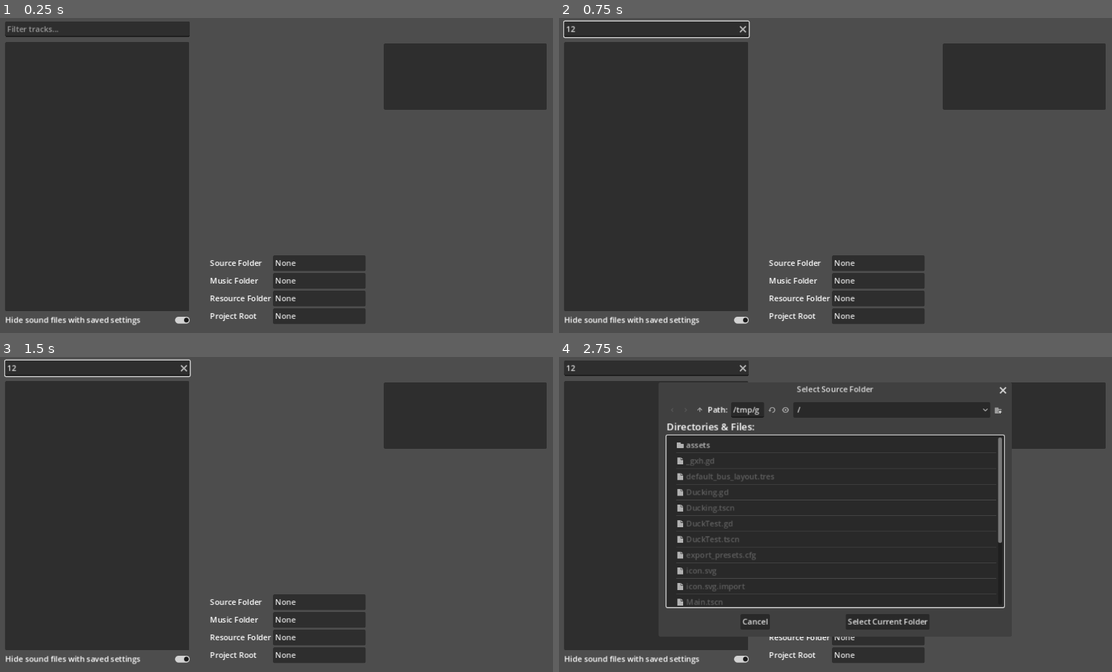
Above: before the commit, frames 1-4 (two rows, left to right).
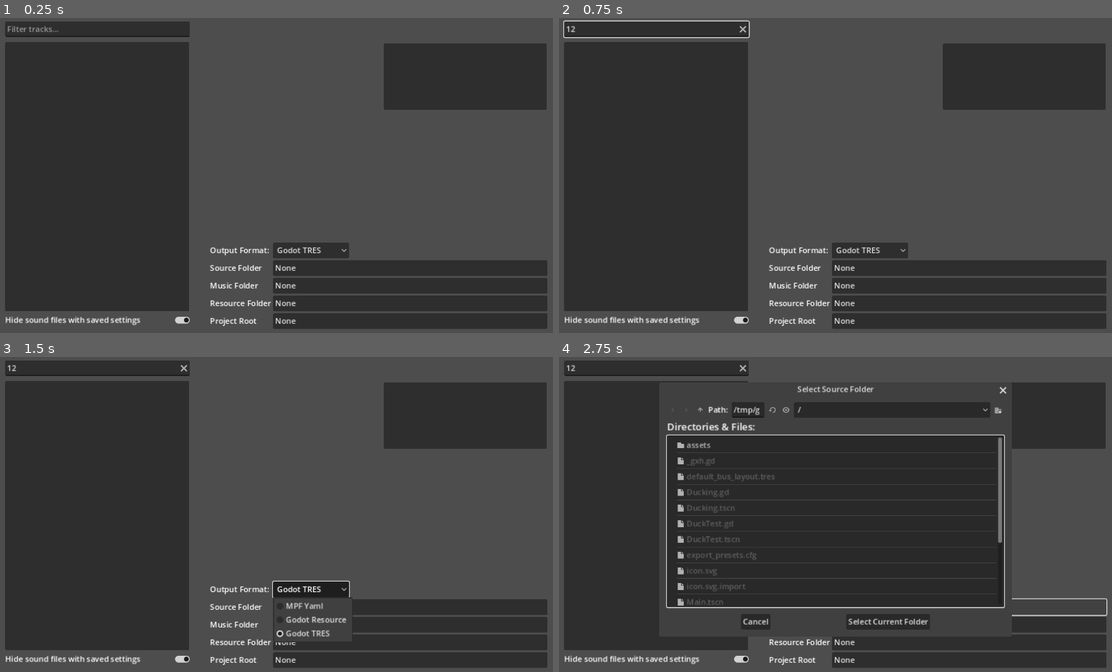
Above: after the commit, the same moments.

Repository: avanwinkle/DuckIt
Game: Godot game, scene res://Ducking.tscn
Same seed, same stepped clock (60 frames per second), same inputs: the game is played once before the commit and once after it. Sound files missing from this copy of the repository are replaced by a short silence.
Inputs (mouse positions are in pixels of both pictures, inside the frame that each line leads up to):
- Up to frame 1 (0.25 s): no input
- Up to frame 2 (0.75 s): click (658, 30) at 0.52 s; type "12" at 0.6 s
- Up to frame 3 (1.5 s): click (309, 590) at 1.25 s, where only the run after the commit has a clickable "Godot TRES"
- Up to frame 4 (2.75 s): click "None" at 2 s

The runs differ from the first frame. In frame 1, 9.1% of the frame differs, in the area x 38-99%, y 71-99%; in frame 2, 9.1%; in frame 3, 9.4%, in the area x 0-99%, y 0-99%; in frame 4, 6.0%.

Commit message:
Improve layout

Diff:
--- a/app/Ducking.gd
+++ b/app/Ducking.gd
@@ -14,7 +14,7 @@
 var autosave_audiostreamres = true
 var existing_files = []
 
-const max_folder_chars = 36
+const max_folder_chars = 64
 const default_settings = {
   "track": "voice",
   "volume": 1.0,
@@ -47,11 +47,11 @@
     $MusicList.empty_clicked.connect(self.stop_music)
     $Settings/Play.disabled = true
     $Settings/Save.disabled = true
-    $Write.disabled = true
+    $Files/Write.disabled = true
     $Settings.visible = false
     $Settings/Play.pressed.connect(self.play_sound)
     $Settings/Save.pressed.connect(self.save_sound)
-    $Write.pressed.connect(self.write_data_file)
+    $Files/Write.pressed.connect(self.write_data_file)
     $HideFinished.toggled.connect(self.toggle_hiding)
     $Filter.text_changed.connect(self.filter_sounds)
     $Settings/track.selected = 1
@@ -61,7 +61,8 @@
     if autosave_audiostreamres:
       $Files/DataFile.visible = false
       $Files/DataLabel.visible = false
-      $Write.visible = false
+      $Files/Write.visible = false
+      $Files/WriteSpacer.visible = false
     else:
       $Files/ResourceFolder.visible = false
       $Files/ResourceLabel.visible = false
@@ -156,7 +157,7 @@
     var path = $SoundList.get_item_metadata(idx)
     data[filename] = self.generate_sound_config()
     is_dirty = true
-    $Write.disabled = false
+    $Files/Write.disabled = false
 
     if autosave_audiostreamres:
       is_dirty = false
@@ -362,7 +363,7 @@
       file.store_line('  "%s": %s,' % [k, data[k]])
     file.store_line("}\n")
     is_dirty = false
-    $Write.disabled = true
+    $Files/Write.disabled = true
 
 func _notification(what):
     if what == NOTIFICATION_WM_CLOSE_REQUEST:
--- a/app/Ducking.tscn
+++ b/app/Ducking.tscn
@@ -10,8 +10,8 @@
 grow_horizontal = 2
 grow_vertical = 2
 script = ExtResource("1_1pden")
-metadata/_edit_vertical_guides_ = [400.0, 440.0, 21.0, 1130.0]
-metadata/_edit_horizontal_guides_ = [630.0, 50.0]
+metadata/_edit_vertical_guides_ = [400.0, 440.0, 21.0, 1130.0, 794.0]
+metadata/_edit_horizontal_guides_ = [630.0, 50.0, 493.0]
 
 [node name="SoundList" type="ItemList" parent="."]
 layout_mode = 0
@@ -69,13 +69,11 @@
 layout_mode = 2
 size_flags_horizontal = 3
 
-[node name="HSeparator7" type="HSeparator" parent="Settings"]
-layout_mode = 2
-size_flags_horizontal = 3
-
-[node name="HSeparator8" type="HSeparator" parent="Settings"]
-layout_mode = 2
-size_flags_horizontal = 3
+[node name="Control" type="Control" parent="Settings"]
+layout_mode = 2
+
+[node name="Control2" type="Control" parent="Settings"]
+layout_mode = 2
 
 [node name="Label6" type="Label" parent="Settings"]
 layout_mode = 2
@@ -121,13 +119,11 @@
 layout_mode = 2
 size_flags_horizontal = 3
 
-[node name="HSeparator3" type="HSeparator" parent="Settings"]
-layout_mode = 2
-size_flags_horizontal = 3
-
-[node name="HSeparator4" type="HSeparator" parent="Settings"]
-layout_mode = 2
-size_flags_horizontal = 3
+[node name="Control3" type="Control" parent="Settings"]
+layout_mode = 2
+
+[node name="Control4" type="Control" parent="Settings"]
+layout_mode = 2
 
 [node name="Label" type="Label" parent="Settings"]
 layout_mode = 2
@@ -230,11 +226,27 @@
 [node name="Files" type="GridContainer" parent="."]
 layout_mode = 0
 offset_left = 440.0
-offset_top = 484.0
-offset_right = 758.0
-offset_bottom = 585.0
+offset_top = 458.0
+offset_right = 1129.0
+offset_bottom = 699.0
 columns = 2
 
+[node name="OutputLabel" type="Label" parent="Files"]
+layout_mode = 2
+text = "Output Format:"
+
+[node name="OutputOption" type="OptionButton" parent="Files"]
+layout_mode = 2
+size_flags_horizontal = 0
+item_count = 3
+selected = 2
+popup/item_0/text = "MPF Yaml"
+popup/item_0/id = 0
+popup/item_1/text = "Godot Resource"
+popup/item_1/id = 1
+popup/item_2/text = "Godot TRES"
+popup/item_2/id = 2
+
 [node name="SourceLabel" type="Label" parent="Files"]
 layout_mode = 2
 text = "Source Folder"
@@ -263,6 +275,13 @@
 text = "None"
 alignment = 0
 
+[node name="WriteSpacer" type="Control" parent="Files"]
+layout_mode = 2
+
+[node name="Write" type="Button" parent="Files"]
+layout_mode = 2
+text = "WRITE DATA FILE"
+
 [node name="ResourceLabel" type="Label" parent="Files"]
 layout_mode = 2
 text = "Resource Folder"
@@ -280,17 +299,6 @@
 layout_mode = 2
 text = "None"
 alignment = 0
-
-[node name="Write" type="Button" parent="."]
-layout_mode = 1
-anchors_preset = -1
-anchor_right = 0.296
-anchor_bottom = 0.5
-offset_left = 441.0
-offset_top = 598.0
-offset_right = 238.008
-offset_bottom = 305.0
-text = "WRITE DATA FILE"
 
 [node name="HideFinished" type="CheckButton" parent="."]
 layout_mode = 0
